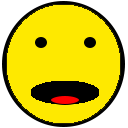
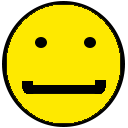
Two versions of the same layered image (w=128, h=128). Layer-by-layer changes:
added layer "Rechthoek 1" above "Happy face" over [22, 80, 106, 95]
painted on "Happy face" over [31, 81, 99, 105]
